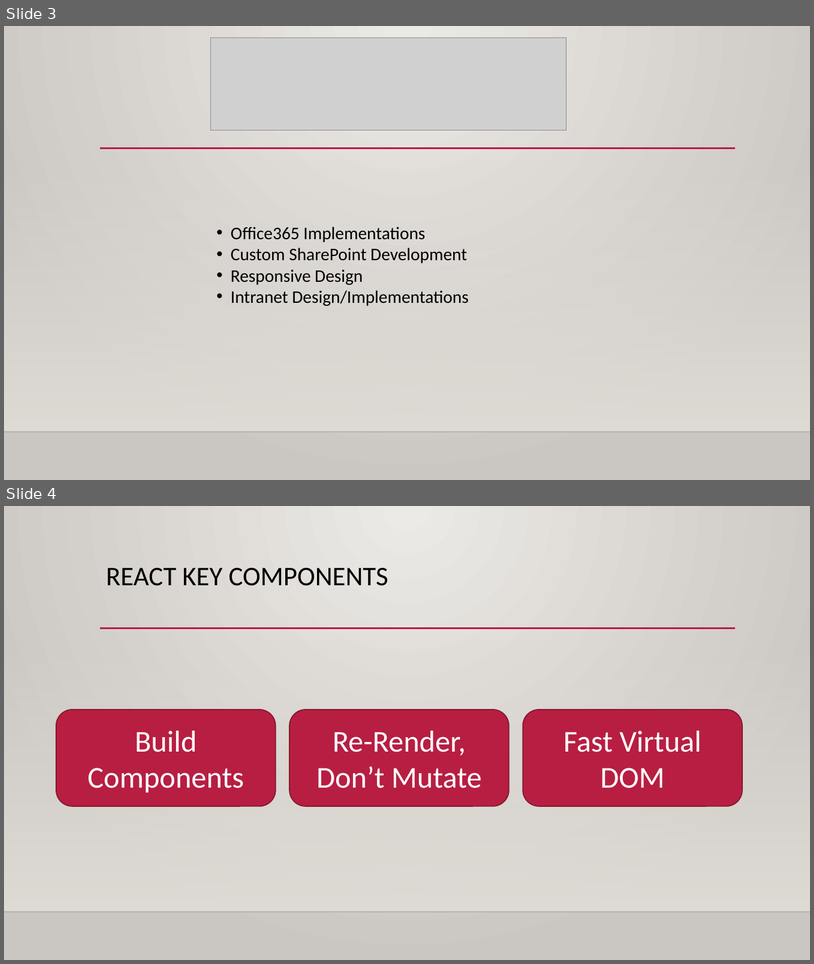
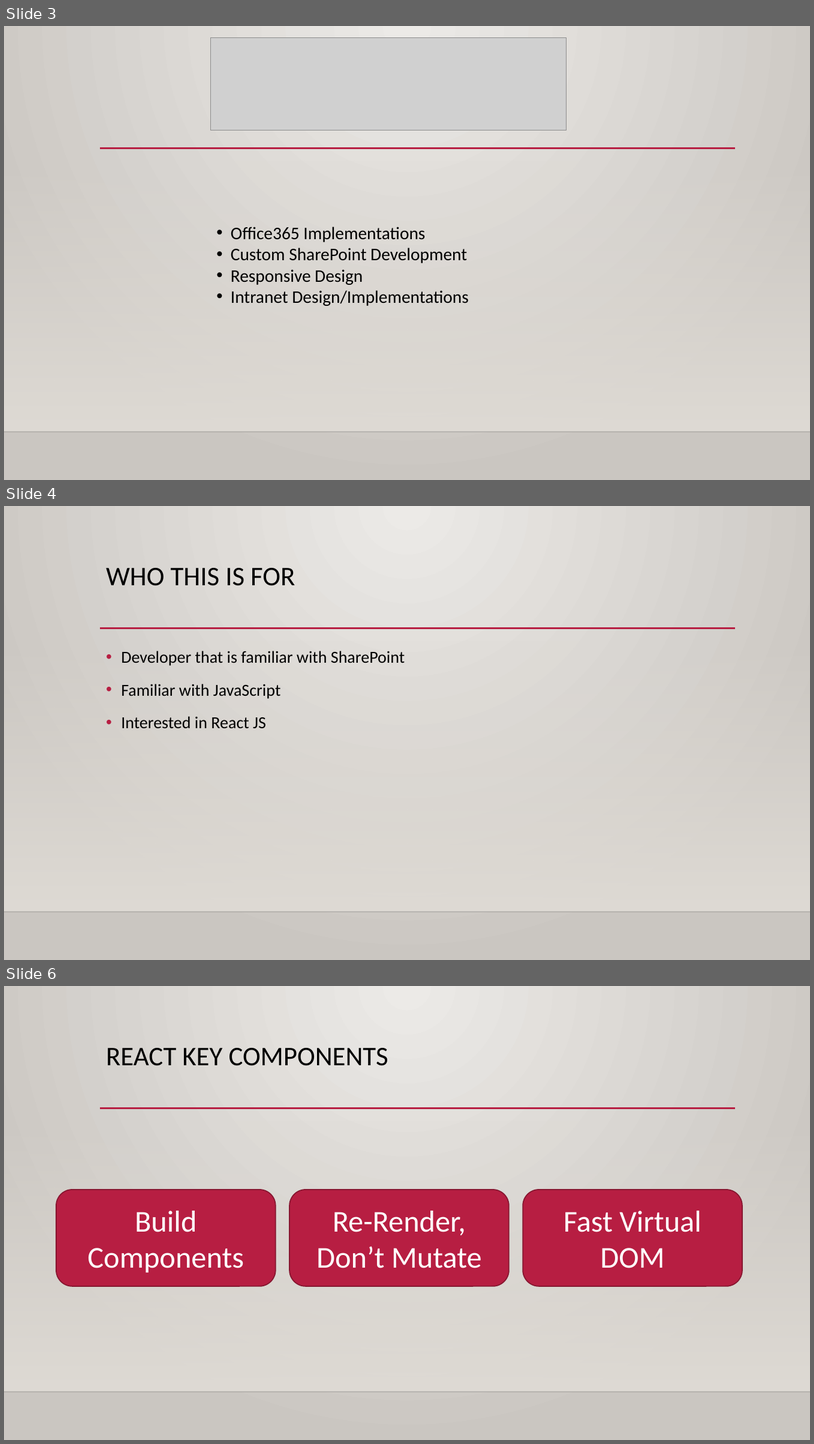
Before and after one commit to sharepointknight/react-demo, a slide deck: Not sure how you should REACT.pptx. Shown one above the other, each under a label of ours: slides 3 and 4 before the commit, slides 3, 4 and 6 after it; the slides between them are not shown. The pictures are 814x964 and 814x1444 pixels, drawn with LibreOffice and Linux fonts; fonts in the diff are those of the drawing; grey boxes stand for pictures; background and template pictures are left out. Boxes give left, top, right and bottom in pixels: in the first picture for what was removed or moved away, otherwise in the second. Text is boxed around its words. In the diff, an @@ line names an element or a change of style, - is before the commit and + after.

```diff
--- a/Not sure how you should REACT.pptx
+++ b/Not sure how you should REACT.pptx
@@ slide 4 added at <box>4,506,810,960</box>, background gradient #ECEAE7 to #CAC7C1; not listed: 3 template elements that a slide beside it also shows @@
@@ title added at <box>106,568,295,586</box>, 32 pt, text #000000 @@
+WHO THIS IS FOR
@@ text added at <box>121,651,405,728</box>, 20 pt, text #000000 @@
+• Developer that is familiar with SharePoint
+• Familiar with JavaScript
+• Interested in React JS
@@ what was slide 4 is now slide 6 @@
```
Also in this commit, not shown: 3 slides changed, 3 other slides added, 1 slide removed, 10 other files.
